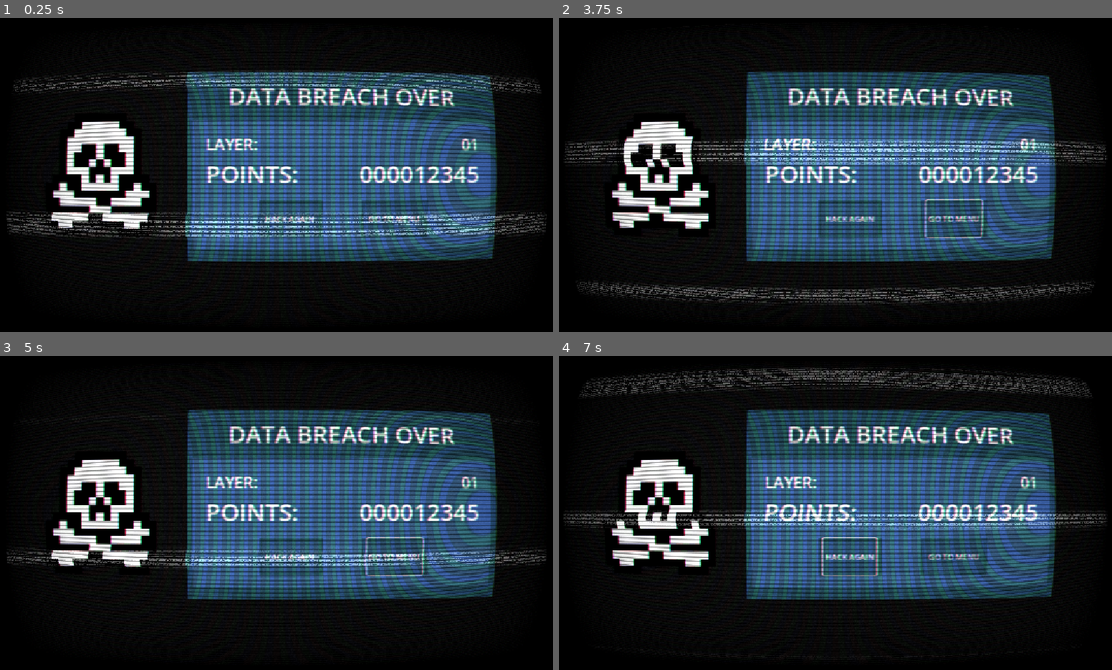
Above: before the commit, frames 1-4 (two rows, left to right).
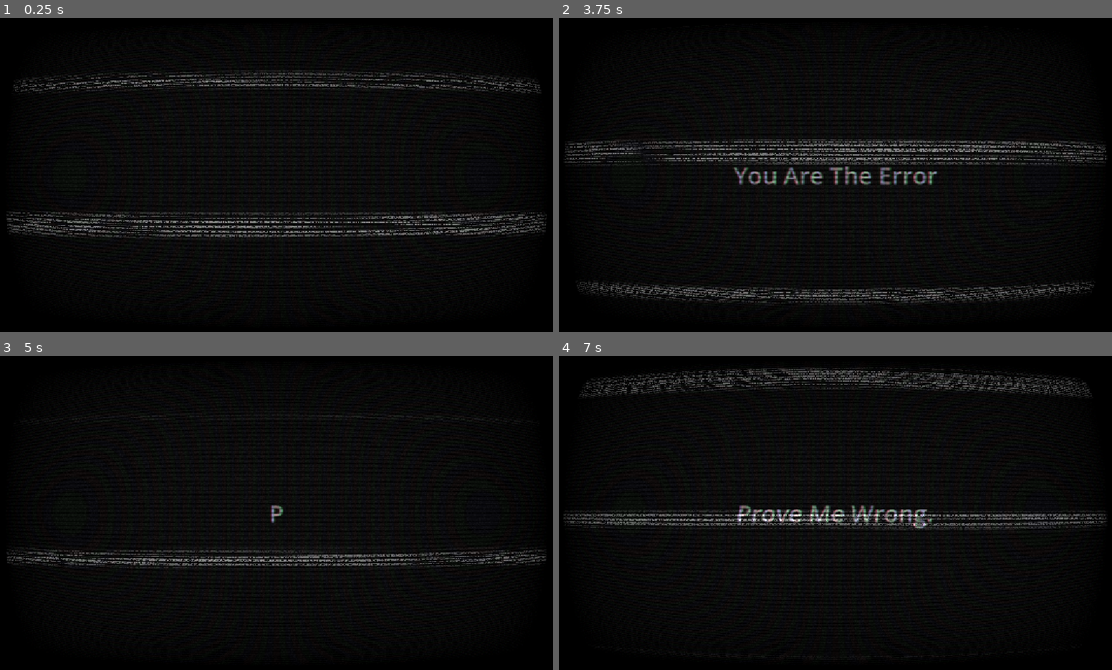
Above: after the commit, the same moments.

Repository: Martisos/Data-Hack-Minigame
Game: Godot game, scene res://scenes/game_over.tscn
The game is run twice, just before and just after one commit, with the same random seed, the same clock (stepped at 60 frames per second) and the same inputs. This scene is started directly instead of the project's main scene.
Inputs (mouse positions are in pixels of both pictures, inside the frame that each line leads up to):
- Up to frame 1 (0.25 s): no input
- Up to frame 2 (3.75 s): click (852, 218) at 0.5 s, where only the run before the commit has a clickable "HACK AGAIN"; click (852, 218) at 1.25 s, where only the run before the commit has a clickable "HACK AGAIN"; click (852, 218) at 2 s, where only the run before the commit has a clickable "HACK AGAIN"; tap Enter at 2.75 s; move the mouse to (962, 159) at 2.77 s; hold Right 2.78-3.53 s; tap Alt at 2.85 s; click (962, 159) at 2.92 s; move the mouse to (719, 190) at 3.52 s; hold Down from 3.53 s (still down); tap Shift at 3.6 s
- Up to frame 3 (5 s): move the mouse to (331, 440) at 4.27 s; release Down at 4.28 s; hold Right from 4.28 s (still down); tap Alt at 4.35 s
- Up to frame 4 (7 s): move the mouse to (807, 578) at 5.02 s; release Right at 5.03 s; hold Up 5.03-5.78 s; tap Shift at 5.1, 6.6 s; click (807, 578) at 5.17 s; move the mouse to (1006, 560) at 5.77 s; hold Left from 5.78 s (still down); tap Alt at 5.85 s; move the mouse to (664, 465) at 6.52 s

The runs differ from the first frame. In frame 1, 37% of the frame differs, in the area x 9-90%, y 17-78%; in frame 2, 37%; in frame 3, 37%; in frame 4, 37%.

Commit message:
Working Game Over Screen

Diff:
--- a/scenes/game_over.tscn
+++ b/scenes/game_over.tscn
@@ -24,6 +24,7 @@
 color = Color(0.07683582, 0.07683582, 0.07683582, 1)
 
 [node name="GameOverUI" type="Control" parent="." unique_id=1114237730]
+visible = false
 layout_mode = 1
 anchors_preset = 8
 anchor_left = 0.5
@@ -181,23 +182,24 @@
 text = "GO TO MENU"
 
 [node name="TextureRect" type="TextureRect" parent="." unique_id=621903201]
+visible = false
 texture_filter = 1
 layout_mode = 1
-anchors_preset = 4
-anchor_top = 0.5
-anchor_bottom = 0.5
-offset_left = 99.99999
-offset_top = -125.0
-offset_right = 150.0
-offset_bottom = -75.0
-grow_vertical = 2
+anchors_preset = -1
+anchor_left = 0.39800003
+anchor_top = 0.30200002
+anchor_right = 0.39800003
+anchor_bottom = 0.30200002
+offset_left = -0.4960327
+offset_top = 3.3039856
+offset_right = 49.503967
+offset_bottom = 53.303986
 scale = Vector2(5, 5)
 texture = ExtResource("2_wqhvx")
 expand_mode = 3
 stretch_mode = 5
 
 [node name="DeathMessage" type="Label" parent="." unique_id=1926196990]
-visible = false
 layout_mode = 1
 anchors_preset = 8
 anchor_left = 0.5
--- a/scripts/game_over.gd
+++ b/scripts/game_over.gd
@@ -6,6 +6,10 @@
 @onready var layer_label_score: Label = $GameOverUI/MarginContainer/VBoxContainer/HBoxContainer/LayerLabelScore
 @onready var points_label_text: Label = $GameOverUI/MarginContainer/VBoxContainer/HBoxContainer2/PointsLabelText
 @onready var points_label_score: Label = $GameOverUI/MarginContainer/VBoxContainer/HBoxContainer2/PointsLabelScore
+@onready var skull: TextureRect = $TextureRect
+
+var skull_original_position: Vector2 = Vector2(100.0, 199.0)
+var skull_start_position: Vector2 = Vector2(458.0, 199.0)
 
 var points: int = Stats.points_this_run
 var layer: int = Stats.layer
@@ -19,15 +23,21 @@
 	"You Got Caught.",
 	"Not Again. . .",
 	"Death Approaches.",
-	"Again Here.",
+	"Back Again.",
 	"Useless.",
-	"Judgement Arrived.",
+	"Judgement Has Arrived.",
 	"Too Weak.",
 	"You Lost.",
 	"Incompetent.",
 	"You Are The Error.",
 	"Again And Again.",
 	"Really?",
+	"Not Good Enough.",
+	"Pathetic.",
+	"Is That All?",
+	"Wasted Effort",
+	"Predictable.",
+	"Skill Issue"
 ]
 
 var second_message: Array[String] = [
@@ -39,16 +49,28 @@
 	"Quit.",
 	"Begone.",
 	"Fix Your Error.",
-	"Why Not Trying Harder?"
+	"Why Not Try Harder?",
+	"Learn From Your Mistakes",
+	"Prove Me Wrong.",
+	"Focus.",
+	"Just ALT + F4",
+	"Do Better.",
+	"Maybe Do Something Easier?"
 ]
 
 func _ready() -> void:
-	#game_over_ui.hide()
-	#starting_cutscene()
-	fill_ui()
+	game_over_ui.hide()
+	skull.hide()
+	skull.global_position = skull_start_position
+
+	await starting_cutscene()
+	await get_tree().create_timer(1).timeout
+
+	show_ui_cutscene()
 
 func starting_cutscene() -> void:
 	death_message.text = ""
+	death_message.show()
 	await get_tree().create_timer(1).timeout
 	var sentance: String = game_overs.pick_random()
 
@@ -65,5 +87,45 @@
 		await get_tree().create_timer(0.1).timeout
 
 func fill_ui() -> void:
-	points_label_score.text = "%09d" % points
-	layer_label_score.text = "%02d" % layer
+
+	points_label_score.text = "00"
+	layer_label_score.text = "%09d" % 0
+
+	var tween = create_tween().set_parallel(true)
+
+	tween.tween_method(
+		func(val: int): layer_label_score.text = "%02d" % val, 0, layer, 0.6
+	).set_trans(Tween.TRANS_CUBIC).set_ease(Tween.EASE_OUT)
+
+	tween.tween_method(
+		func(val: int): points_label_score.text = "%09d" % val, 0, points, 1.2
+	).set_trans(Tween.TRANS_CUBIC).set_ease(Tween.EASE_OUT)
+
+func show_ui_cutscene() -> void:
+	death_message.hide()
+	skull.pivot_offset = skull.size / 2.0
+
+	skull.global_position = skull_start_position
+	skull.scale = Vector2(0.1, 0.1)
+	skull.modulate = Color(2.0, 0.2, 0.2)
+	skull.show()
+
+	var tween = create_tween()
+	tween.tween_property(skull, "scale", Vector2(10, 10), 0.2).set_trans(Tween.TRANS_EXPO).set_ease(Tween.EASE_OUT)
+	tween.parallel().tween_property(skull, "modulate", Color.WHITE, 0.15)
+
+	tween.tween_interval(0.5)
+
+	tween.chain().tween_property(skull,"global_position", skull_original_position, 0.5).set_trans(Tween.TRANS_BACK).set_ease(Tween.EASE_OUT)
+
+	tween.parallel().tween_property(skull, "scale", Vector2(5.0, 5.0), 0.5).set_trans(Tween.TRANS_BACK).set_ease(Tween.EASE_OUT)
+
+	tween.chain().tween_callback(reveal_game_ui)
+
+func reveal_game_ui() -> void:
+	game_over_ui.modulate.a = 0.0
+	game_over_ui.show()
+
+	var tween = create_tween()
+	tween.tween_property(game_over_ui, "modulate:a", 1.0, 0.4)
+	tween.chain().tween_callback(fill_ui)
